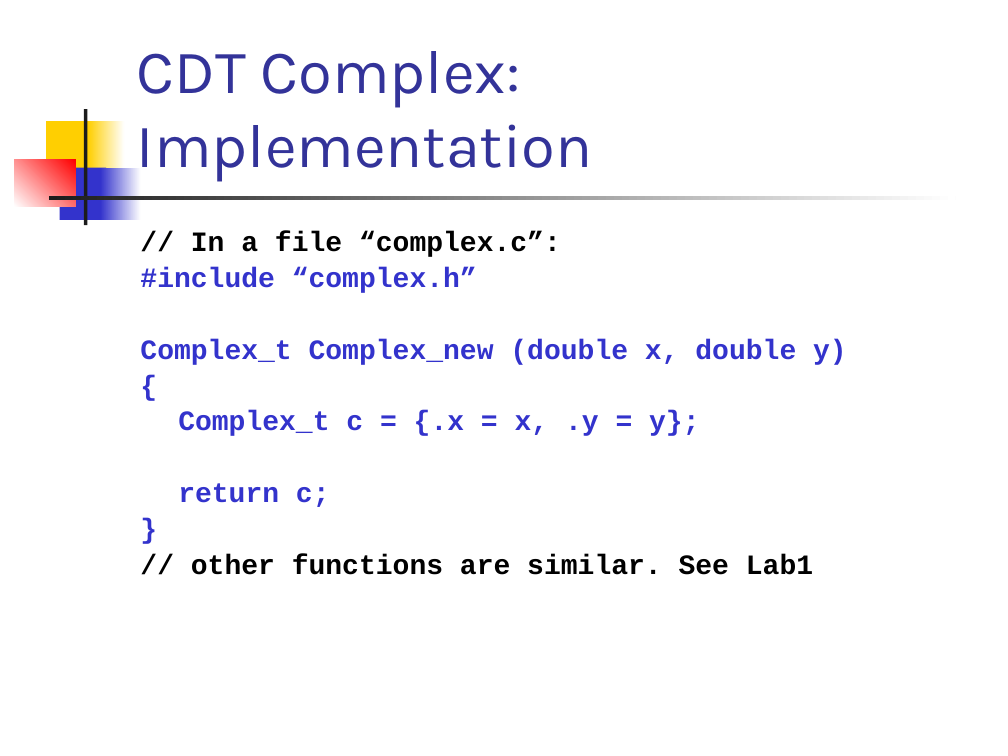
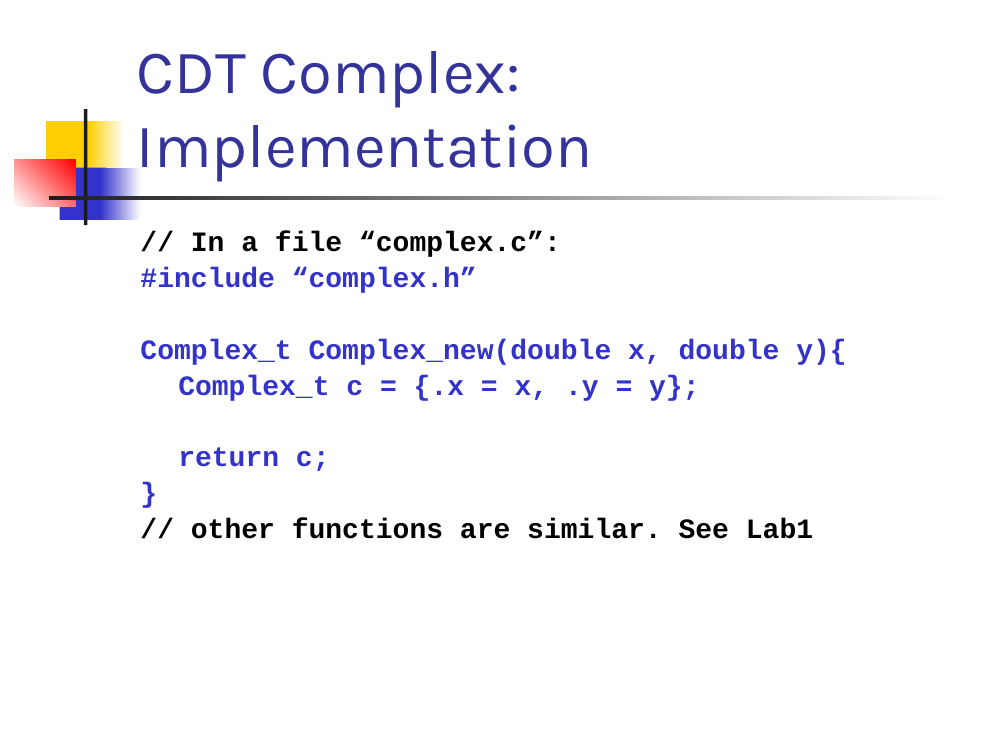
Before and after one commit to csslab-ustc/csslab-ustc.github.io, a slide deck: slide 10 of courses/sysprog/slides/lec10-adt.pptx. Drawn at 1008x756 pixels with LibreOffice and Linux fonts; fonts in the diff are those of the drawing. Boxes give left, top, right and bottom in pixels: in the first picture for what was removed or moved away, otherwise in the second. Text is boxed around its words. In the diff, an @@ line names an element or a change of style, - is before the commit and + after.

```diff
--- a/courses/sysprog/slides/lec10-adt.pptx
+++ b/courses/sysprog/slides/lec10-adt.pptx
@@ text at [140, 339, 846, 365]: text changed @@
-Complex_t Complex_new (double x, double y)
-{
+Complex_t Complex_new(double x, double y){
```
Also in this commit, not shown: 8 other slides changed, 30 slides removed, 3 other files.
